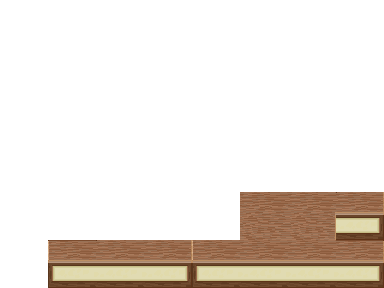
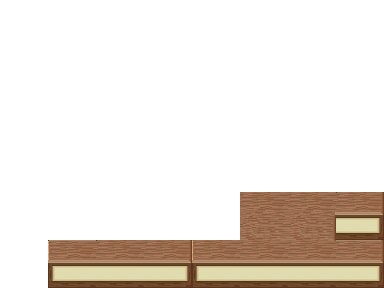
Two versions of the same layered image (384 × 288). Layer-by-layer changes:
pixels changed over (49, 192, 384, 263) (layer not identified)
